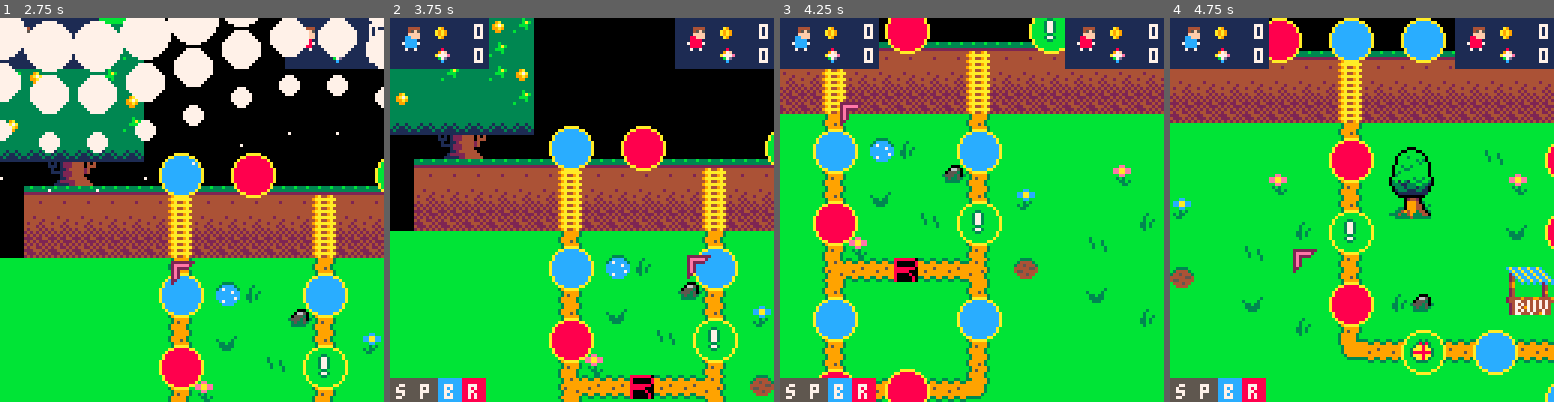
Above: before the commit, frames 1-4 (left to right).
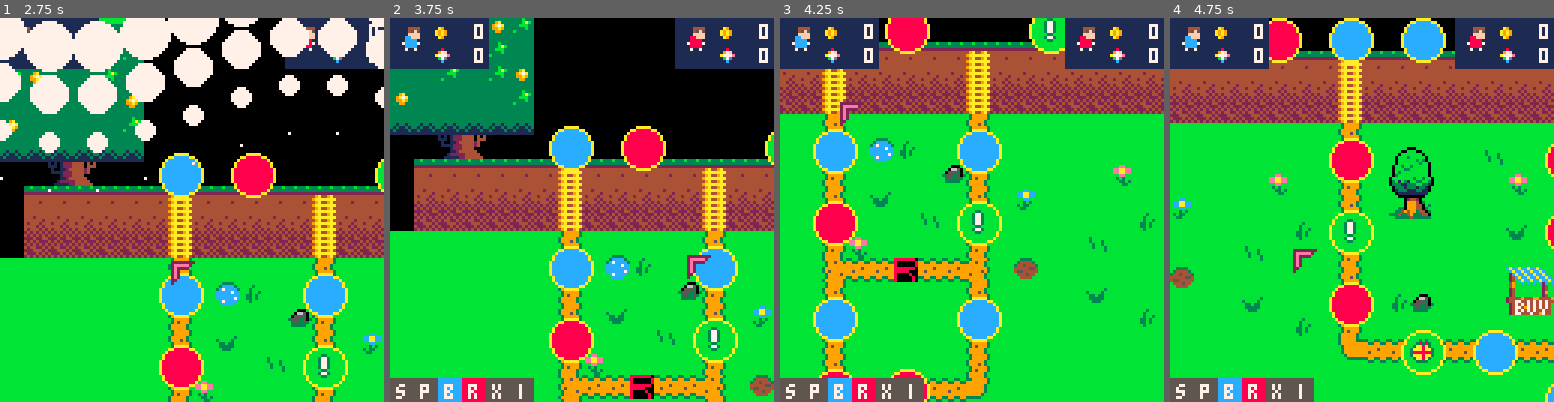
Above: after the commit, the same moments.

Repository: FIXMESTEVE/pico8_fiesta_party
Game: PICO-8 cartridge refactor/base.p8
Same seed, same stepped clock (60 frames per second), same inputs: the game is played once before the commit and once after it.
Inputs (mouse positions are in pixels of both pictures, inside the frame that each line leads up to):
- Up to frame 1 (2.75 s): tap X (X key) at 0.33, 1.07, 1.85 s; click (280, 121) at 0.67 s; tap O (Z key) at 0.7, 1.7, 2.1, 2.5 s; click (46, 267) at 1.22 s; hold Right 1.6-2.1 s; click (107, 114) at 1.77 s; hold Up 2.15-2.42 s; click (172, 259) at 2.32 s; hold Right from 2.47 s (still down)
- Up to frame 2 (3.75 s): click (624, 106) at 2.87 s; tap O (Z key) at 2.9, 3.3, 3.7 s; tap X (X key) at 2.97 s; release Right at 3.03 s; hold Left 3.08-3.58 s; click (685, 256) at 3.42 s; hold Down from 3.63 s (still down)
- Up to frame 3 (4.25 s): release Down at 3.97 s; click (841, 102) at 3.97 s; hold Right from 4.02 s (still down); tap X (X key) at 4.08 s; tap O (Z key) at 4.1 s
- Up to frame 4 (4.75 s): tap O (Z key) at 4.5 s; click (1292, 248) at 4.52 s; release Right at 4.68 s; hold Up from 4.73 s (still down)

Frame 1 is identical in both runs. In frame 2, 0.8% of the frame differs, in the area x 25-38%, y 93-100%; in frame 3, 0.8%; in frame 4, 0.8%.

Commit message:
eraser tool

Diff:
--- a/refactor/scenes/scn_board.lua
+++ b/refactor/scenes/scn_board.lua
@@ -7,12 +7,17 @@
 	editor_cells={}
 	local start_cell={type=1,letter="s",col=5,selected=false,x1=0,x2=0,y1=0,y2=0} --start
 	local path_select_cell={type=2,letter="p",col=5,selected=false,x1=0,x2=0,y1=0,y2=0} --path select
-	local blue_cell={type=2,letter="b",col=12,selected=false,x1=0,x2=0,y1=0,y2=0} --blue cell
-	local red_cell={type=2,letter="r",col=8,selected=false,x1=0,x2=0,y1=0,y2=0} --red cell
+	local blue_cell={type=3,letter="b",col=12,selected=false,x1=0,x2=0,y1=0,y2=0} --blue cell
+	local red_cell={type=4,letter="r",col=8,selected=false,x1=0,x2=0,y1=0,y2=0} --red cell
+	local eraser={type=-1,letter="x",col=5,selected=false,x1=0,x2=0,y1=0,y2=0} --eraser tool
+	local linker={type=0,letter="|",col=5,selected=false,x1=0,x2=0,y1=0,y2=0} --linker tool
+
 	add(editor_cells_menu,start_cell)
 	add(editor_cells_menu,path_select_cell)
 	add(editor_cells_menu,blue_cell)
 	add(editor_cells_menu,red_cell)
+	add(editor_cells_menu,eraser)
+	add(editor_cells_menu,linker)
 
     xcam=0
     ycam=0
@@ -86,17 +91,15 @@
 end
 
 function draw_editor()
+	for i=1,#editor_cells do
+		drawcell(editor_cells[i].x1,editor_cells[i].y1,editor_cells[i].x2,editor_cells[i].y2,editor_cells[i].letter,editor_cells[i].col,false)
+	end
 	for i=1,#editor_cells_menu do
 		if(editor_cells_menu[i].selected==true)then
-			drawcell(mousex-mousex%8,mousey-mousey%8,(mousex-mousex%8)+7,(mousey-mousey%8)+7,editor_cells_menu[i].letter,editor_cells_menu[i].col,false)
+			if(editor_cells_menu[i].type>0)drawcell(mousex-mousex%8,mousey-mousey%8,(mousex-mousex%8)+7,(mousey-mousey%8)+7,editor_cells_menu[i].letter,editor_cells_menu[i].col,false)
 		end
 		drawcell(editor_cells_menu[i].x1,editor_cells_menu[i].y1,editor_cells_menu[i].x2,editor_cells_menu[i].y2,editor_cells_menu[i].letter,editor_cells_menu[i].col,editor_cells_menu[i].selected)
 	end
-
-	for i=1,#editor_cells do
-		drawcell(editor_cells[i].x1,editor_cells[i].y1,editor_cells[i].x2,editor_cells[i].y2,editor_cells[i].letter,editor_cells[i].col,false)
-	end
-
 	spr(4,mousex,mousey)
 end
 
@@ -149,20 +152,38 @@
 				return
 			end
 			if(editor_cells_menu[i].selected==true)then
-				--todo: replace this with a copy constructor
-				--todo: prevent cell placement on already existing cell (or erase existing cell)
-				local newcell={
-					type=editor_cells_menu[i].type,
-					letter=editor_cells_menu[i].letter,
-					col=editor_cells_menu[i].col,
-					selected=false,
-					x1=mousex-mousex%8,
-					x2=mousex-mousex%8+7,
-					y1=mousey-mousey%8,
-					y2=mousey-mousey%8+7
-				}
-				add(editor_cells,newcell)
+				if(editor_cells_menu[i].type==-1)then
+					erase_cell_under_cursor(mousex,mousey)
+				elseif(editor_cells_menu[i].type==0)then
+					--todo: linker tool
+				else
+					--todo: replace this with a copy constructor
+					--todo: prevent cell placement on already existing cell (or erase existing cell)
+					local newcell={
+						type=editor_cells_menu[i].type,
+						letter=editor_cells_menu[i].letter,
+						col=editor_cells_menu[i].col,
+						selected=false,
+						x1=mousex-mousex%8,
+						x2=mousex-mousex%8+7,
+						y1=mousey-mousey%8,
+						y2=mousey-mousey%8+7,
+						linkedcells={}
+					}
+					add(editor_cells,newcell)
+				end
 			end
+		end
+	end
+end
+
+function erase_cell_under_cursor(mousex,mousey)
+	--todo: eraser tool
+	local x=mousex-mousex%8
+	local y=mousey-mousey%8
+	for c in all(editor_cells) do
+		if(c.x1==x and c.y1==y)then
+			del(editor_cells,c)
 		end
 	end
 end
